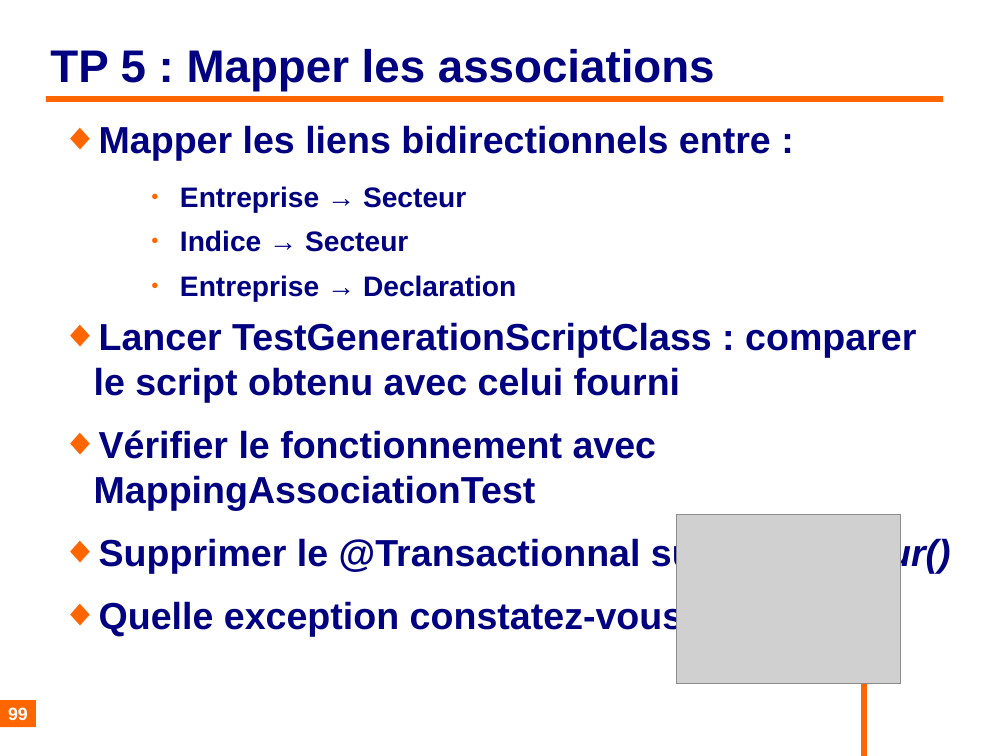
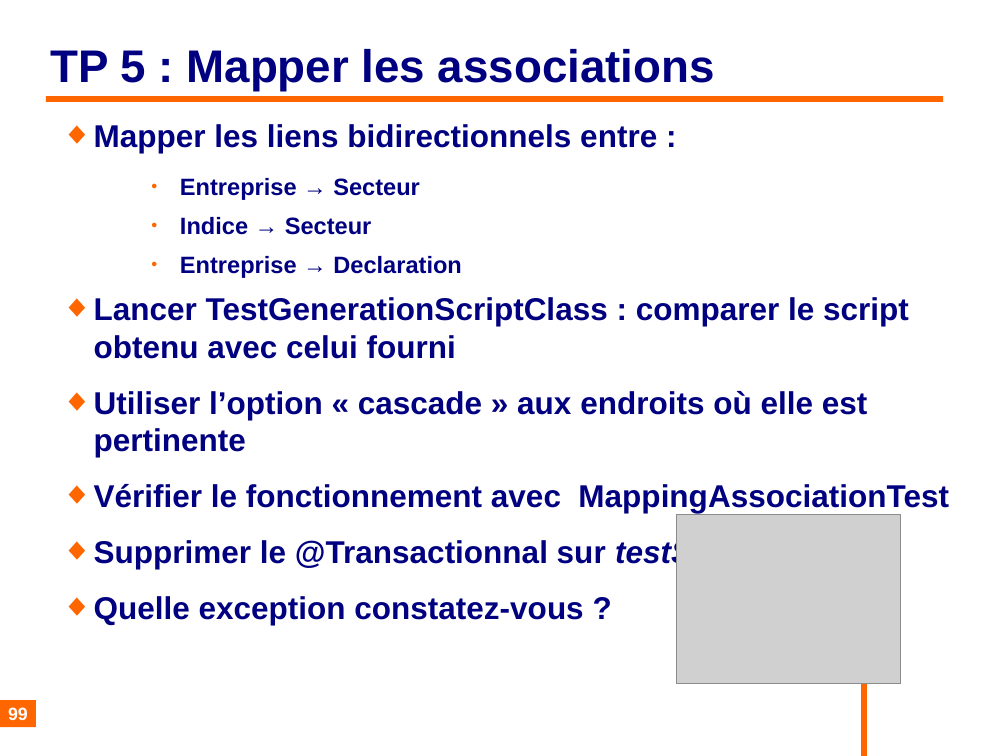
Before and after one commit to philphils/formation-hibernate-basique, a slide deck: slide 99 of Documentation/diapo_formation_hibernate.odp. Drawn at 1008x756 pixels with LibreOffice and Linux fonts; fonts in the diff are those of the drawing; grey boxes stand for pictures; background and template pictures are left out. Boxes give left, top, right and bottom in pixels: in the first picture for what was removed or moved away, otherwise in the second. Text is boxed around its words. In the diff, an @@ line names an element or a change of style, - is before the commit and + after.

Commit message:
Ajout question option cascade TP5

```diff
--- a/Documentation/diapo_formation_hibernate.odp
+++ b/Documentation/diapo_formation_hibernate.odp
@@ text at (94,124,949,569): size 29.6 to 24.8 pt in "Mapper les liens bidirectionnels entre :", "Lancer TestGenerationScriptClass : comparer le script obtenu ...", "Vérifier le fonctionnement avec MappingAssociationTest", "Supprimer le @Transactionnal sur testSecteur()" and 1 more places; size 22.2 to 18.6 pt in "Entreprise → Secteur", "Indice → Secteur", "Entreprise → Declaration" @@
@@ text at (94,391,868,457): paragraph added @@
+◆ Utiliser l’option « cascade » aux endroits où elle est pertinente
```
